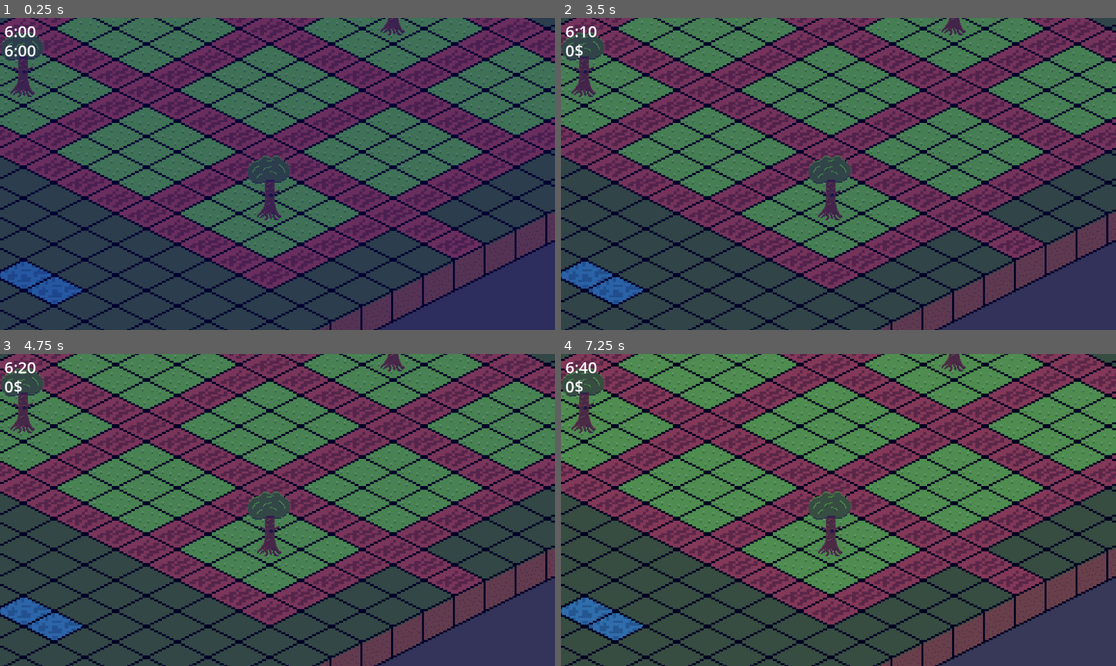
Above: before the commit, frames 1-4 (two rows, left to right).
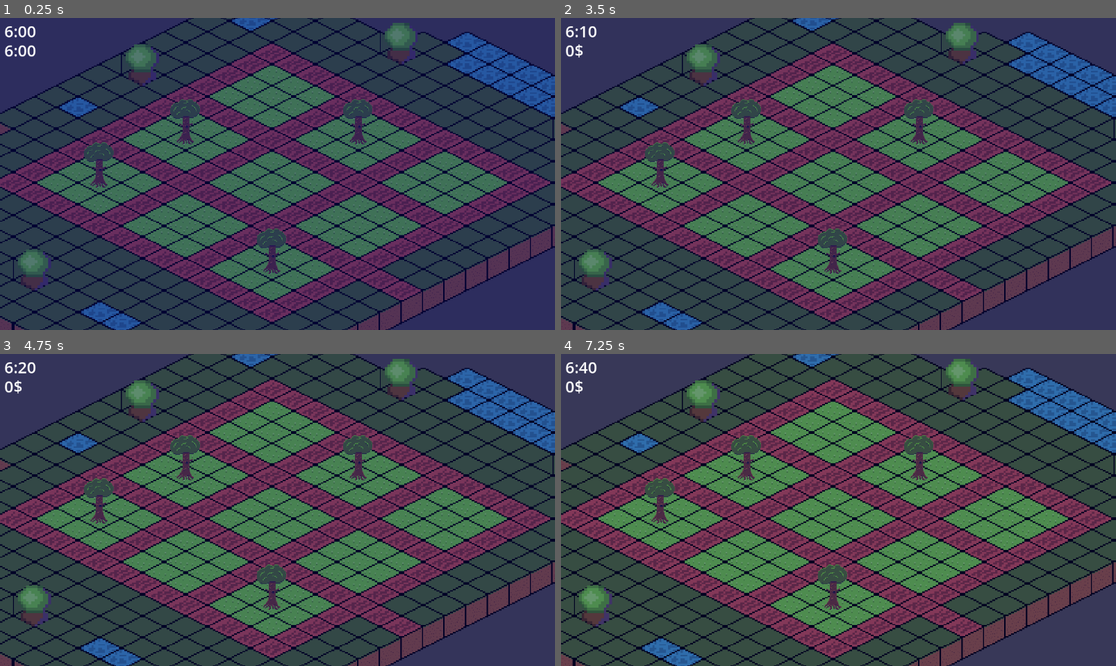
Above: after the commit, the same moments.

Repository: bombasticSlacks/Ok-Orchard
Game: Godot game, scene res://main.tscn
Two runs of this game, one before a commit and one after it. Both use one fixed random seed, a clock stepped at 60 frames per second and the inputs below.
Inputs:
- Up to frame 1 (0.25 s): no input
- Up to frame 2 (3.5 s): tap Enter at 1.25, 2.75 s; tap Space at 2 s
- Up to frame 3 (4.75 s): tap Space at 3.5 s; tap Enter at 4.25 s
- Up to frame 4 (7.25 s): tap Space at 5 s

The runs differ from the first frame. In frame 1, 70% of the frame differs, in the area x 0-100%, y 0-100%; in frame 2, 72%; in frame 3, 72%; in frame 4, 72%.

Commit message:
Added apple growing and removing, pawns can't spend without apples

Diff:
--- a/Scripts/Pawn.gd
+++ b/Scripts/Pawn.gd
@@ -94,7 +94,10 @@
 				current_state = states.IDLE
 				sprite.scale.y = 1.0
 				velocity = Vector2()
-				_spend()
+				if current_target != null:
+					var tree = current_target.get_node("TreeNode")
+					if tree != null and tree.remove_apple() >= 0:
+						_spend(tree.apple_cost)
 			# If we have made it to the exit leave
 			states.LEAVING:
 				game.unload_pawn(self)
@@ -163,9 +166,9 @@
 	tick_count = think_ticks
 
 # Spend Money When Arriving
-func _spend():
+func _spend(apple_cost):
 	# TODO define money a tree is worth
-	player.money += 10
+	player.money += apple_cost
 
 	# Signify The Pawn Spent Money
 	var spend = spendUI.instantiate()
--- a/Scripts/Tree.gd
+++ b/Scripts/Tree.gd
@@ -4,16 +4,47 @@
 # How Many Apples Are On The Tree
 var apple_count: int = 0
 
-# How Long Till Apples Regrow
-var apple_regrow_time: int = 0
+# How Long Till Apples Regrow in Ticks
+var apple_regrow_time: int = 40
+var current_tick = 0
+var apple_cost = 10
 
-# How long It Takes To Grow The Tree In Days
+# How long It Takes To Grow The Tree In days
 var grow_time: int = 4
+
+var apple_sprites = []
 
 # Different Sprites For Different Phases
 enum Growth {PLANTED, GROWING, GROWN}
 
+func _ready():
+	var timer = get_node("/root/main/Timer")
+	for apple_num in 5:
+		apple_sprites.append(get_node(str("Tree/Apple", apple_num)))
+
+	timer.timeout.connect(_tick)
+
+func _draw_apples():
+	for apple_num in 5:
+		apple_sprites[apple_num].set_visible(apple_num+1 <= apple_count)
+
+func add_apple():
+	apple_count = apple_count + 1
+	_draw_apples()
+	return apple_count;
+
+#Failing to pick from an empty tree returns -1
+func remove_apple():
+	if apple_count > 0:
+		apple_count = apple_count - 1
+		_draw_apples()
+		return apple_count
+	else:
+		return -1
+
 # Simplified Processing Only Runs When A Root Level Timer Finishes
 func _tick():
-	# TODO
-	pass
+	current_tick = current_tick + 1
+	if current_tick == apple_regrow_time:
+		add_apple()
+		current_tick = 0
--- a/main.tscn
+++ b/main.tscn
@@ -3,8 +3,8 @@
 [ext_resource type="PackedScene" uid="uid://dq131ceghv4bt" path="res://orchard.tscn" id="1_5bpqt"]
 [ext_resource type="Script" path="res://Scripts/Game.gd" id="1_nahm6"]
 [ext_resource type="Script" path="res://Scripts/Plot.gd" id="4_wgdl0"]
-[ext_resource type="Texture2D" uid="uid://du1wx4xcmn602" path="res://Assets/TreeBase.png" id="5_822cv"]
-[ext_resource type="PackedScene" uid="uid://dlx77rrwosh4s" path="res://pawnSetup.tscn" id="5_ytaj6"]
+[ext_resource type="PackedScene" uid="uid://dnhxb56yh4fdu" path="res://tree.tscn" id="5_loxrt"]
+[ext_resource type="PackedScene" path="res://pawnSetup.tscn" id="5_ytaj6"]
 [ext_resource type="Script" path="res://Scripts/Player.gd" id="7_dj4wc"]
 [ext_resource type="AudioStream" uid="uid://bfcdq82b3wajb" path="res://Assets/birds.mp3" id="7_gxyii"]
 [ext_resource type="AudioStream" uid="uid://44dtet58v8lh" path="res://Assets/night-ambience.mp3" id="8_52myp"]
@@ -26,8 +26,6 @@
 scale = Vector2(0.8, 0.8)
 polygon = PackedVector2Array(-31, 0, 0, 16, 32, 0, 0, -16)
 
-[node name="Sprite2D" type="Sprite2D" parent="TileMap/Plot"]
-
 [node name="Plot2" type="StaticBody2D" parent="TileMap" groups=["plots"]]
 z_index = 1
 position = Vector2(64, 128)
@@ -38,9 +36,7 @@
 scale = Vector2(0.8, 0.8)
 polygon = PackedVector2Array(-31, 0, 0, 16, 32, 0, 0, -16)
 
-[node name="Sprite2D" type="Sprite2D" parent="TileMap/Plot2"]
-position = Vector2(0, -32)
-texture = ExtResource("5_822cv")
+[node name="TreeNode" parent="TileMap/Plot2" instance=ExtResource("5_loxrt")]
 
 [node name="Plot3" type="StaticBody2D" parent="TileMap" groups=["plots"]]
 z_index = 1
@@ -51,8 +47,6 @@
 scale = Vector2(0.8, 0.8)
 polygon = PackedVector2Array(-31, 0, 0, 16, 32, 0, 0, -16)
 
-[node name="Sprite2D" type="Sprite2D" parent="TileMap/Plot3"]
-
 [node name="Plot4" type="StaticBody2D" parent="TileMap" groups=["plots"]]
 z_index = 1
 position = Vector2(-64, 64)
@@ -61,8 +55,6 @@
 [node name="CollisionPolygon2D" type="CollisionPolygon2D" parent="TileMap/Plot4"]
 scale = Vector2(0.8, 0.8)
 polygon = PackedVector2Array(-31, 0, 0, 16, 32, 0, 0, -16)
-
-[node name="Sprite2D" type="Sprite2D" parent="TileMap/Plot4"]
 
 [node name="Plot5" type="StaticBody2D" parent="TileMap" groups=["plots"]]
 z_index = 1
@@ -74,20 +66,19 @@
 scale = Vector2(0.8, 0.8)
 polygon = PackedVector2Array(-31, 0, 0, 16, 32, 0, 0, -16)
 
-[node name="Sprite2D" type="Sprite2D" parent="TileMap/Plot5"]
-position = Vector2(0, -32)
-texture = ExtResource("5_822cv")
+[node name="TreeNode" parent="TileMap/Plot5" instance=ExtResource("5_loxrt")]
 
 [node name="Plot6" type="StaticBody2D" parent="TileMap" groups=["plots"]]
 z_index = 1
 position = Vector2(-64, -64)
 script = ExtResource("4_wgdl0")
+built = true
 
 [node name="CollisionPolygon2D" type="CollisionPolygon2D" parent="TileMap/Plot6"]
 scale = Vector2(0.8, 0.8)
 polygon = PackedVector2Array(-31, 0, 0, 16, 32, 0, 0, -16)
 
-[node name="Sprite2D" type="Sprite2D" parent="TileMap/Plot6"]
+[node name="TreeNode" parent="TileMap/Plot6" instance=ExtResource("5_loxrt")]
 
 [node name="Plot7" type="StaticBody2D" parent="TileMap" groups=["plots"]]
 z_index = 1
@@ -97,8 +88,6 @@
 [node name="CollisionPolygon2D" type="CollisionPolygon2D" parent="TileMap/Plot7"]
 scale = Vector2(0.8, 0.8)
 polygon = PackedVector2Array(-31, 0, 0, 16, 32, 0, 0, -16)
-
-[node name="Sprite2D" type="Sprite2D" parent="TileMap/Plot7"]
 
 [node name="Plot8" type="StaticBody2D" parent="TileMap" groups=["plots"]]
 z_index = 1
@@ -110,9 +99,7 @@
 scale = Vector2(0.8, 0.8)
 polygon = PackedVector2Array(-31, 0, 0, 16, 32, 0, 0, -16)
 
-[node name="Sprite2D" type="Sprite2D" parent="TileMap/Plot8"]
-position = Vector2(0, -32)
-texture = ExtResource("5_822cv")
+[node name="TreeNode" parent="TileMap/Plot8" instance=ExtResource("5_loxrt")]
 
 [node name="Plot9" type="StaticBody2D" parent="TileMap" groups=["plots"]]
 z_index = 1
@@ -123,8 +110,6 @@
 scale = Vector2(0.8, 0.8)
 polygon = PackedVector2Array(-31, 0, 0, 16, 32, 0, 0, -16)
 
-[node name="Sprite2D" type="Sprite2D" parent="TileMap/Plot9"]
-
 [node name="PawnStart" parent="TileMap" instance=ExtResource("5_ytaj6")]
 position = Vector2(264, 168)
 
@@ -134,8 +119,8 @@
 autostart = true
 
 [node name="Camera2D" type="Camera2D" parent="."]
-offset = Vector2(100, 100)
-zoom = Vector2(2, 2)
+offset = Vector2(100, 0)
+zoom = Vector2(1.4, 1.4)
 
 [node name="UI" type="CanvasLayer" parent="."]
 
--- /dev/null
+++ b/tree.tscn
@@ -0,0 +1,42 @@
+[gd_scene load_steps=4 format=3 uid="uid://dnhxb56yh4fdu"]
+
+[ext_resource type="Script" path="res://Scripts/Tree.gd" id="1_0m1pt"]
+[ext_resource type="Texture2D" uid="uid://du1wx4xcmn602" path="res://Assets/TreeBase.png" id="2_b7pif"]
+[ext_resource type="Texture2D" uid="uid://d1cyeq3vdm5k4" path="res://Assets/apple.png" id="3_r0lcs"]
+
+[node name="TreeNode" type="Node2D"]
+script = ExtResource("1_0m1pt")
+
+[node name="Tree" type="Sprite2D" parent="."]
+position = Vector2(0, -32)
+texture = ExtResource("2_b7pif")
+
+[node name="Apple0" type="Sprite2D" parent="Tree"]
+visible = false
+modulate = Color(0.772549, 0, 0, 1)
+position = Vector2(11, -9)
+texture = ExtResource("3_r0lcs")
+
+[node name="Apple1" type="Sprite2D" parent="Tree"]
+visible = false
+modulate = Color(0.772549, 0, 0, 1)
+position = Vector2(-17, -6)
+texture = ExtResource("3_r0lcs")
+
+[node name="Apple2" type="Sprite2D" parent="Tree"]
+visible = false
+modulate = Color(0.772549, 0, 0, 1)
+position = Vector2(-8, -19)
+texture = ExtResource("3_r0lcs")
+
+[node name="Apple3" type="Sprite2D" parent="Tree"]
+visible = false
+modulate = Color(0.772549, 0, 0, 1)
+position = Vector2(-3, -7)
+texture = ExtResource("3_r0lcs")
+
+[node name="Apple4" type="Sprite2D" parent="Tree"]
+visible = false
+modulate = Color(0.772549, 0, 0, 1)
+position = Vector2(6, -20)
+texture = ExtResource("3_r0lcs")
Binary file added: Assets/apple.png
Not shown, added: Assets/apple.png.import
